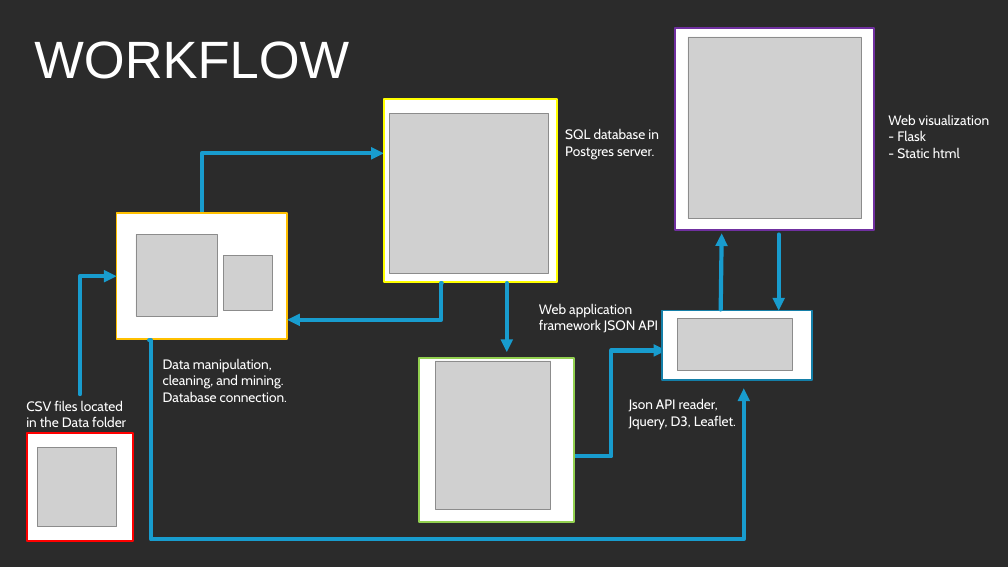
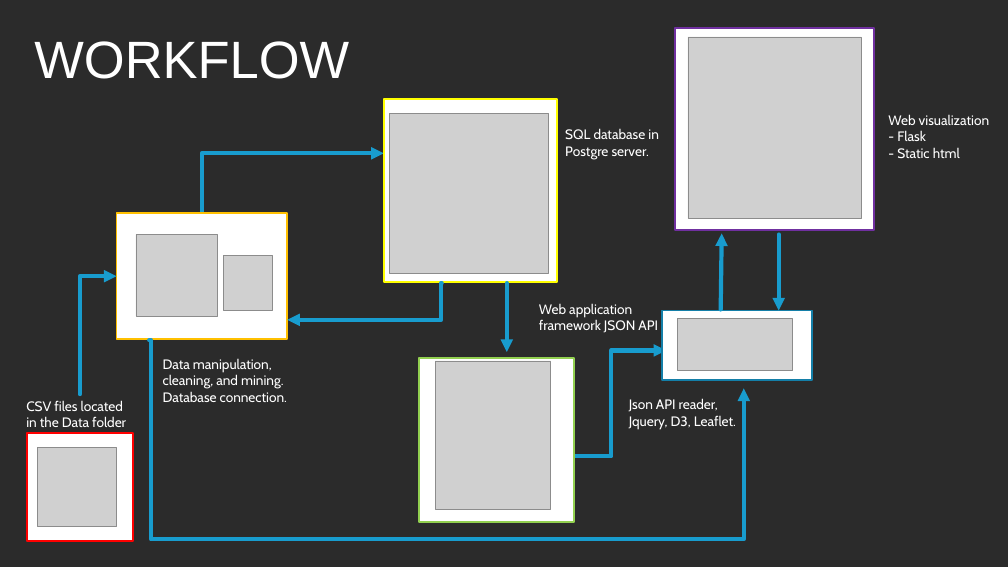
Before and after one commit to j1-aggie/Beers-of-the-USA, a slide deck: slide 4 of Beers of the USA.pptx. Drawn at 1008x567 pixels with LibreOffice and Linux fonts; fonts in the diff are those of the drawing; grey boxes stand for pictures; background and template pictures are left out; a plain dark background stands for a picture behind light text. Boxes give left, top, right and bottom in pixels: in the first picture for what was removed or moved away, otherwise in the second. Text is boxed around its words. In the diff, an @@ line names an element or a change of style, - is before the commit and + after.

```diff
--- a/Beers of the USA.pptx
+++ b/Beers of the USA.pptx
@@ text at (565, 128, 659, 160): text changed @@
-SQL database in Postgres server.
+SQL database in Postgre server.
```
Also in this commit, not shown: 1 other slide changed.
